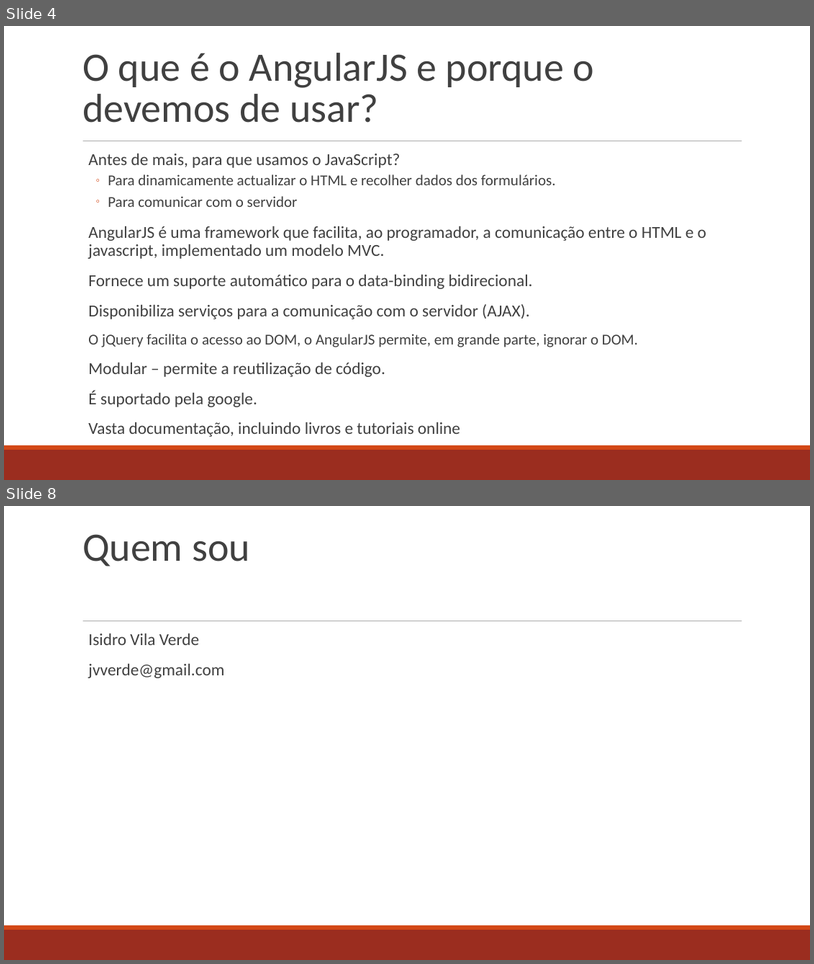
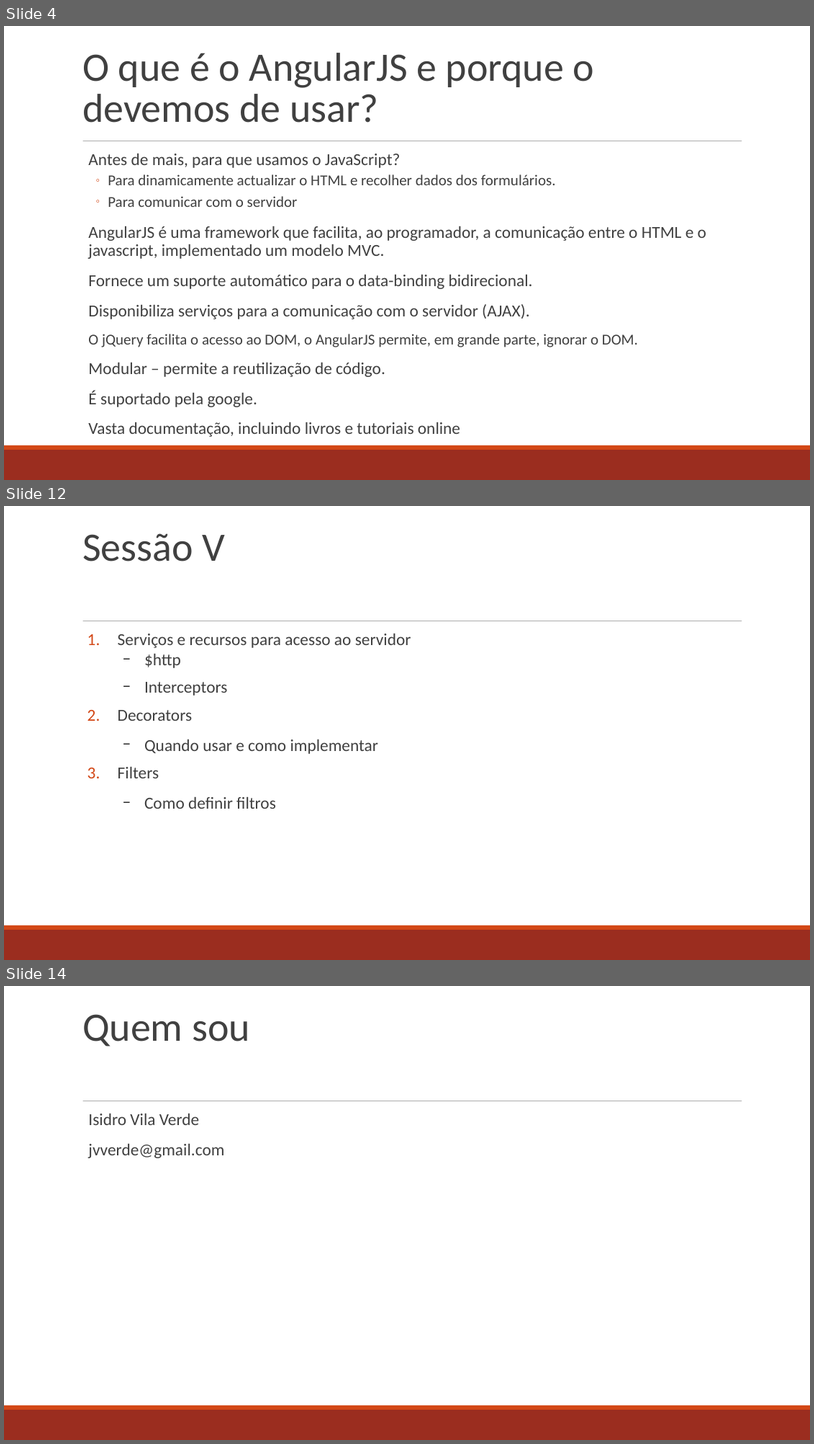
Before and after one commit to jvverde/demo-angular, a slide deck: docs/AngularJS.odp. Shown one above the other, each under a label of ours: slides 4 and 8 before the commit, slides 4, 12 and 14 after it; the slides between them are not shown. The pictures are 814x964 and 814x1444 pixels, drawn with LibreOffice and Linux fonts; fonts in the diff are those of the drawing. Boxes give left, top, right and bottom in pixels: in the first picture for what was removed or moved away, otherwise in the second. Text is boxed around its words. In the diff, an @@ line names an element or a change of style, - is before the commit and + after.

```diff
--- a/docs/AngularJS.odp
+++ b/docs/AngularJS.odp
@@ slide 12 added at box(4, 506, 810, 960), background #FFFFFF; not listed: 3 template elements that a slide beside it also shows @@
@@ title added at box(82, 533, 225, 561), 48 pt, text #404040 @@
+Sessão V
@@ text added at box(118, 633, 412, 808), 20 pt, text #404040 @@
+1. Serviços e recursos para acesso ao servidor
+  − $http
+  − Interceptors
+2. Decorators
+  − Quando usar e como implementar
+3. Filters
+  − Como definir filtros
@@ what was slide 8 is now slide 14 @@
```
Also in this commit, not shown: 5 slides changed, 5 other slides added, 1 other file.
